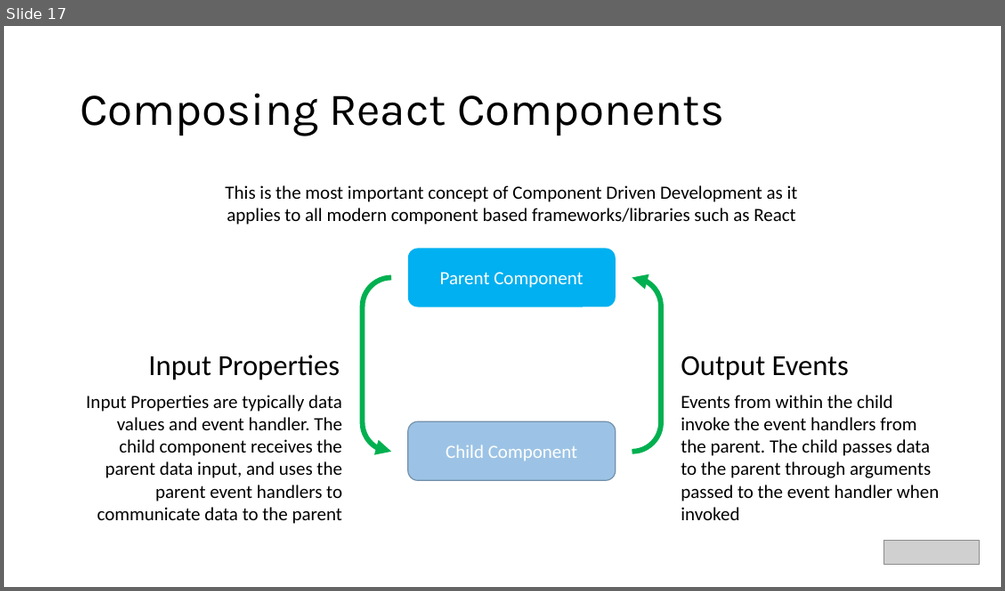
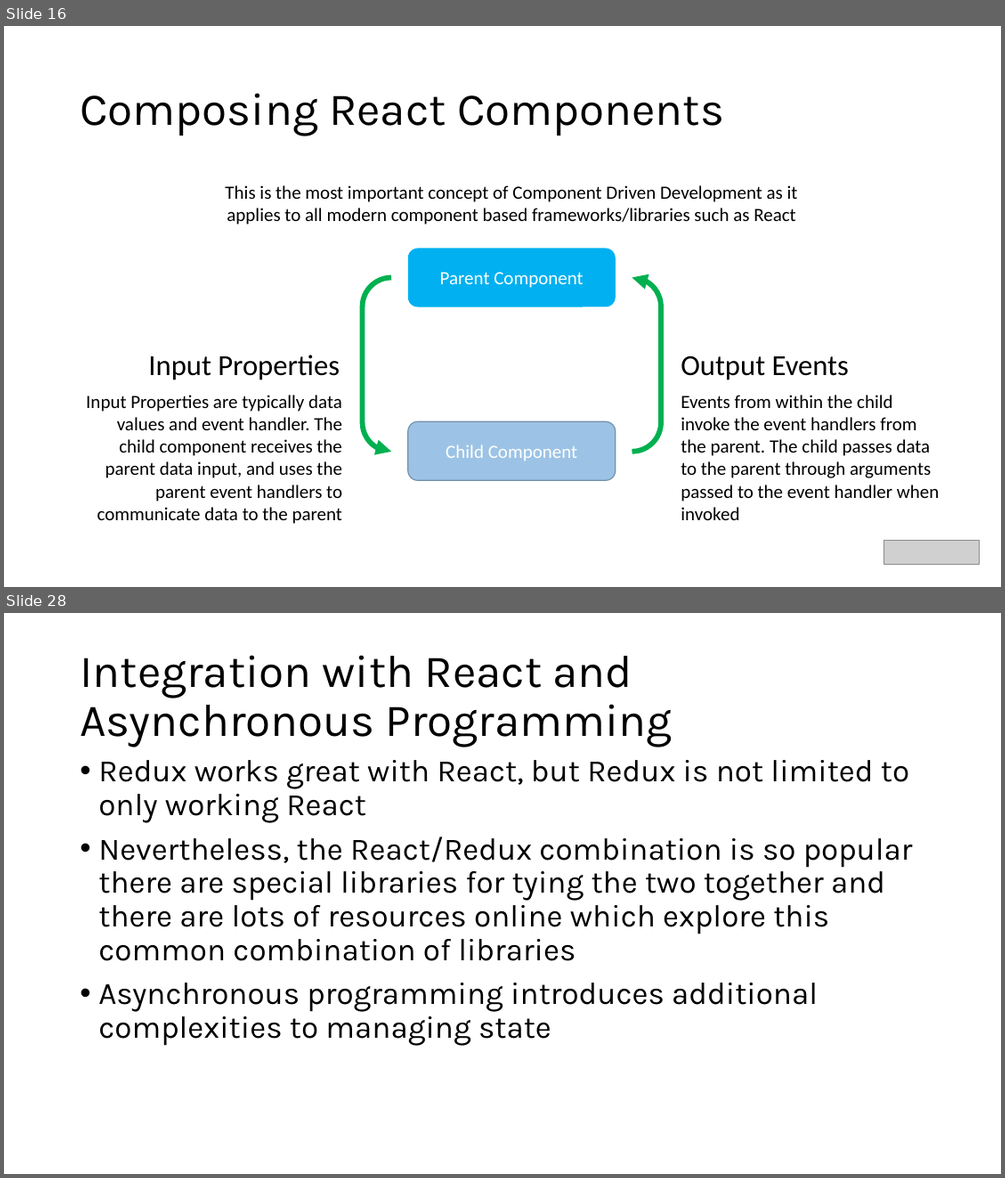
Before and after one commit to warpyu/TechnicalCommunityContent, a slide deck: Web Frameworks/React/Session 1 - Introduction and Slides/Introduction to React.pptx. Shown one above the other, each under a label of ours: slide 17 before the commit, slides 16 and 28 after it; the slides between them are not shown. The pictures are 1005x591 and 1005x1178 pixels, drawn with LibreOffice and Linux fonts; fonts in the diff are those of the drawing; grey boxes stand for pictures. Boxes give left, top, right and bottom in pixels: in the first picture for what was removed or moved away, otherwise in the second. Text is boxed around its words. In the diff, an @@ line names an element or a change of style, - is before the commit and + after.

Commit message:
Updated React slides

```diff
--- a/Web Frameworks/React/Session 1 - Introduction and Slides/Introduction to React.pptx
+++ b/Web Frameworks/React/Session 1 - Introduction and Slides/Introduction to React.pptx
@@ slide 28 added at (4,613,1001,1174), background #FFFFFF @@
@@ title added at (80,655,672,747), 44 pt, text #000000 @@
+Integration with React and Asynchronous Programming
@@ text added at (98,760,913,1046), 30 pt, text #000000 @@
+• Redux works great with React, but Redux is not limited to only working React
+• Nevertheless, the React/Redux combination is so popular there are special libraries for tying the two together and there are lots of resources online which explore this common combination of libraries
+• Asynchronous programming introduces additional complexities to managing state
@@ what was slide 17 is now slide 16 @@
```
Also in this commit, not shown: 2 slides changed, 15 other slides added, 2 slides removed.
